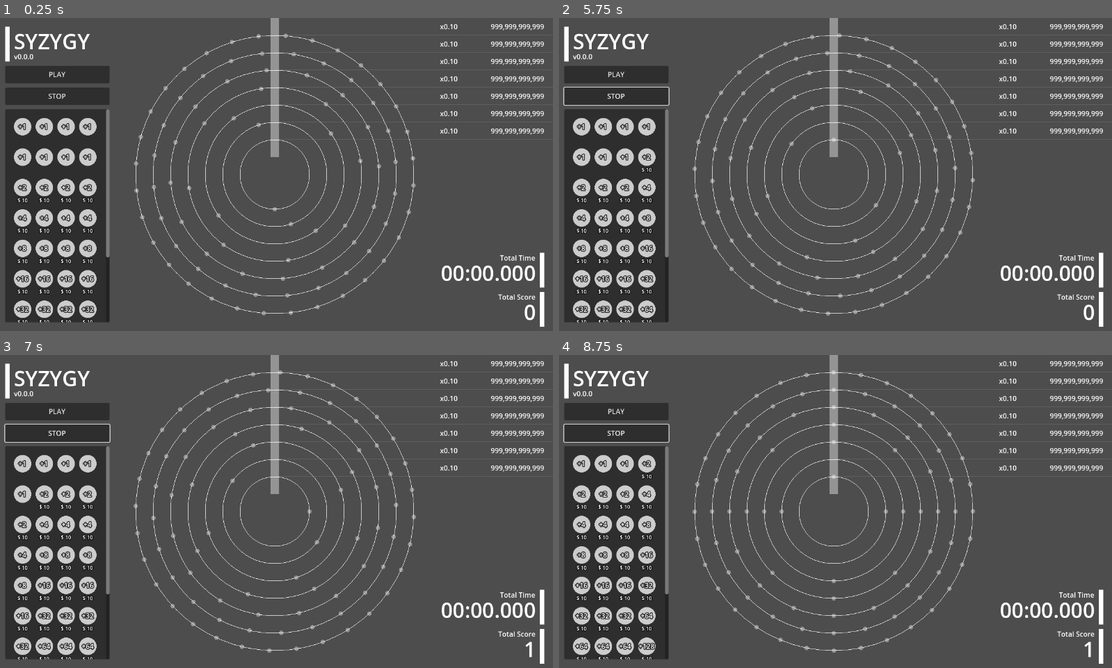
Above: before the commit, frames 1-4 (two rows, left to right).
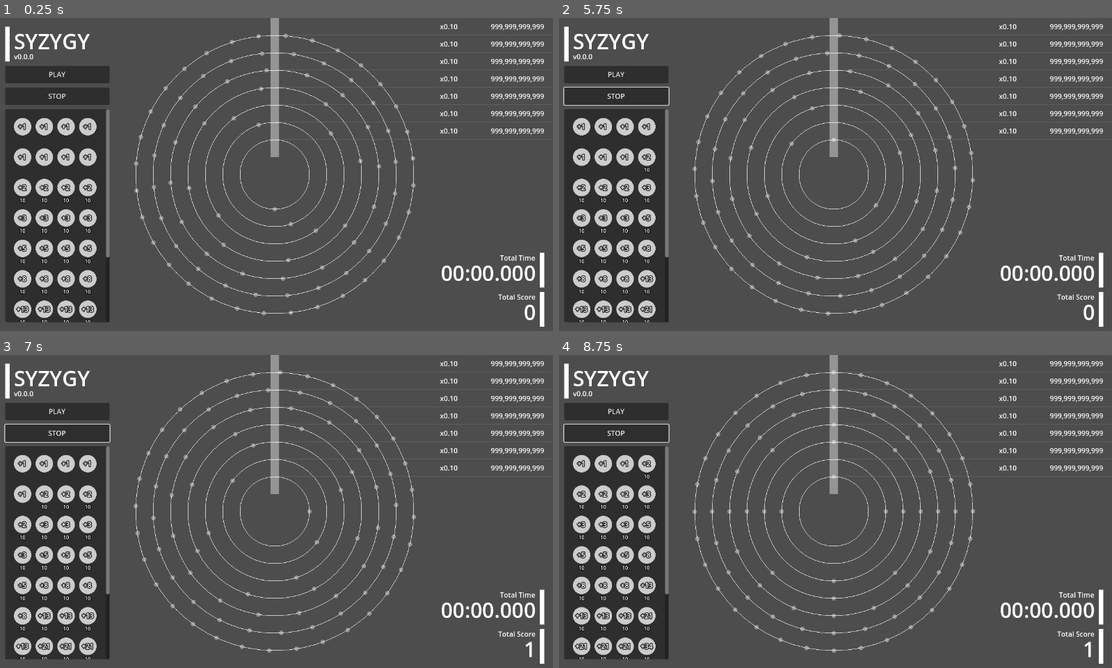
Above: after the commit, the same moments.

Repository: kamikoloss/syzygy
Game: Godot game, scene res://scenes/main.tscn
Same seed, same stepped clock (60 frames per second), same inputs: the game is played once before the commit and once after it.
Inputs (mouse positions are in pixels of both pictures, inside the frame that each line leads up to):
- Up to frame 1 (0.25 s): no input
- Up to frame 2 (5.75 s): click "PLAY" at 0.5 s; click "PLAY" at 1.25 s; click "STOP" at 2 s; click "STOP" at 2.75 s; click "PLAY" at 3.5 s; click "STOP" at 4.25 s; drag from (581, 127) to (868, 174) at 5.02 s
- Up to frame 3 (7 s): drag from (22, 464) to (276, 477) at 5.77 s; move the mouse to (22, 464) at 6.52 s; click (22, 464) at 6.67 s
- Up to frame 4 (8.75 s): drag from (581, 464) to (818, 561) at 7.27 s; drag from (581, 464) to (791, 542) at 8.02 s

The runs differ from the first frame. In frame 1, 0.7% of the frame differs, in the area x 2-18%, y 57-98%; in frame 2, 0.8%; in frame 3, 0.8%; in frame 4, 1.0%, in the area x 2-18%, y 38-98%.

Commit message:
fix Chip type name

Diff:
--- a/scenes/chip.gd
+++ b/scenes/chip.gd
@@ -63,7 +63,7 @@
     _label_main.text = data[0] # "+%s" % [score]
     _texture_rect_main.modulate = data[1]
     price = data[2]
-    _label_price.text = "$ %s" % [data[2]]
+    _label_price.text = "%s" % [data[2]]
     score = data[3]
 
     # Locked
--- a/scripts/chip_data.gd
+++ b/scripts/chip_data.gd
@@ -4,9 +4,8 @@
 enum Type {
     NONE,
     ACCOUNT,
-    PLUS_1,
-    PLUS_2, PLUS_4, PLUS_8, PLUS_16,
-    PLUS_32, PLUS_64, PLUS_128, PLUS_256,
+    PLUS_1, PLUS_2, PLUS_3, PLUS_4,
+    PLUS_5, PLUS_6, PLUS_7, PLUS_8, PLUS_9,
 }
 
 ## { <Type>: [ <Label>, <Color>, <Price>, <Score> ], ... }
@@ -15,11 +14,11 @@
     Type.ACCOUNT:   ["★", Color(0.8, 0.8, 0.8), 0, 0],
     Type.PLUS_1:    ["+1", Color(0.8, 0.8, 0.8), 0, 1],
     Type.PLUS_2:    ["+2", Color(0.8, 0.8, 0.8), 10, 2],
-    Type.PLUS_4:    ["+4", Color(0.8, 0.8, 0.8), 10, 4],
-    Type.PLUS_8:    ["+8", Color(0.8, 0.8, 0.8), 10, 8],
-    Type.PLUS_16:    ["+16", Color(0.8, 0.8, 0.8), 10, 16],
-    Type.PLUS_32:    ["+32", Color(0.8, 0.8, 0.8), 10, 32],
-    Type.PLUS_64:    ["+64", Color(0.8, 0.8, 0.8), 10, 64],
-    Type.PLUS_128:    ["+128", Color(0.8, 0.8, 0.8), 10, 128],
-    Type.PLUS_256:    ["+256", Color(0.8, 0.8, 0.8), 10, 256],
+    Type.PLUS_3:    ["+3", Color(0.8, 0.8, 0.8), 10, 3],
+    Type.PLUS_4:    ["+5", Color(0.8, 0.8, 0.8), 10, 5],
+    Type.PLUS_5:    ["+8", Color(0.8, 0.8, 0.8), 10, 8],
+    Type.PLUS_6:    ["+13", Color(0.8, 0.8, 0.8), 10, 13],
+    Type.PLUS_7:    ["+21", Color(0.8, 0.8, 0.8), 10, 21],
+    Type.PLUS_8:    ["+34", Color(0.8, 0.8, 0.8), 10, 34],
+    Type.PLUS_9:    ["+55", Color(0.8, 0.8, 0.8), 10, 55],
 }
--- a/scripts/chip_storage_data.gd
+++ b/scripts/chip_storage_data.gd
@@ -8,11 +8,11 @@
 
 const DEFAULT_LOCKED_CHIPS := [
     [ChipData.Type.PLUS_2, 4],
+    [ChipData.Type.PLUS_3, 4],
     [ChipData.Type.PLUS_4, 4],
+    [ChipData.Type.PLUS_5, 4],
+    [ChipData.Type.PLUS_6, 4],
+    [ChipData.Type.PLUS_7, 4],
     [ChipData.Type.PLUS_8, 4],
-    [ChipData.Type.PLUS_16, 4],
-    [ChipData.Type.PLUS_32, 4],
-    [ChipData.Type.PLUS_64, 4],
-    [ChipData.Type.PLUS_128, 4],
-    [ChipData.Type.PLUS_256, 4],
+    [ChipData.Type.PLUS_9, 4],
 ]
